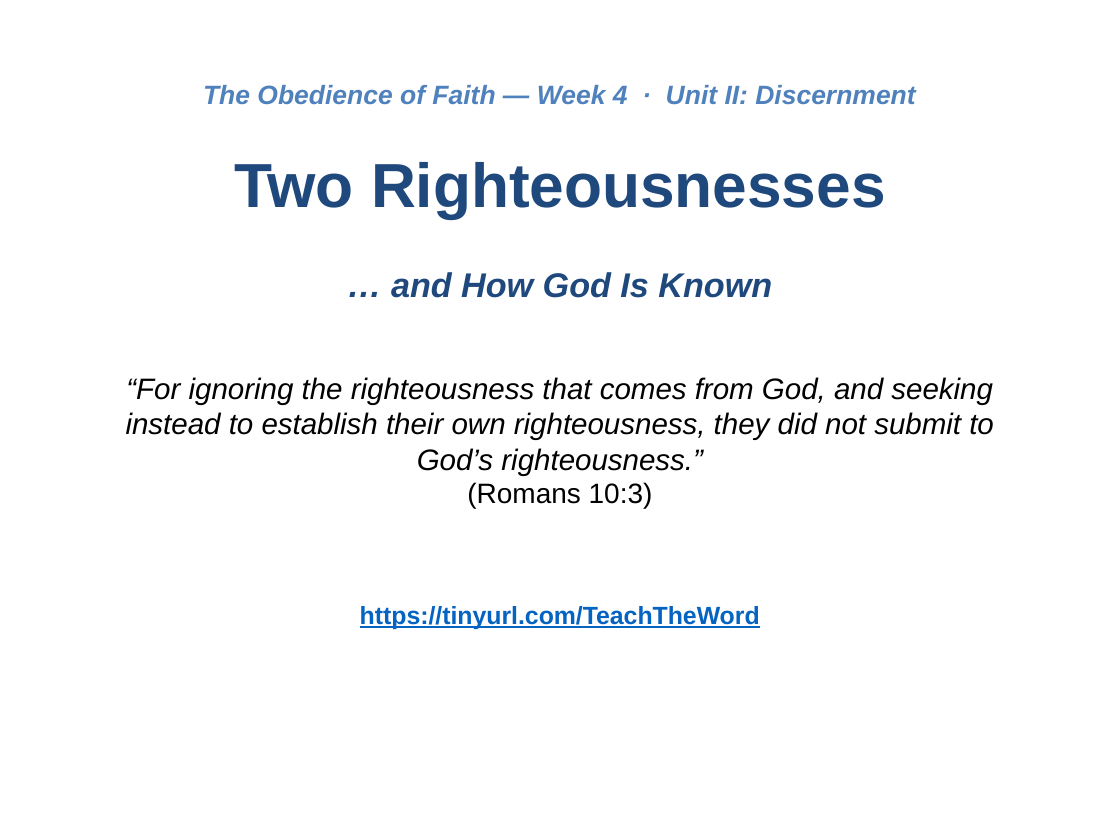
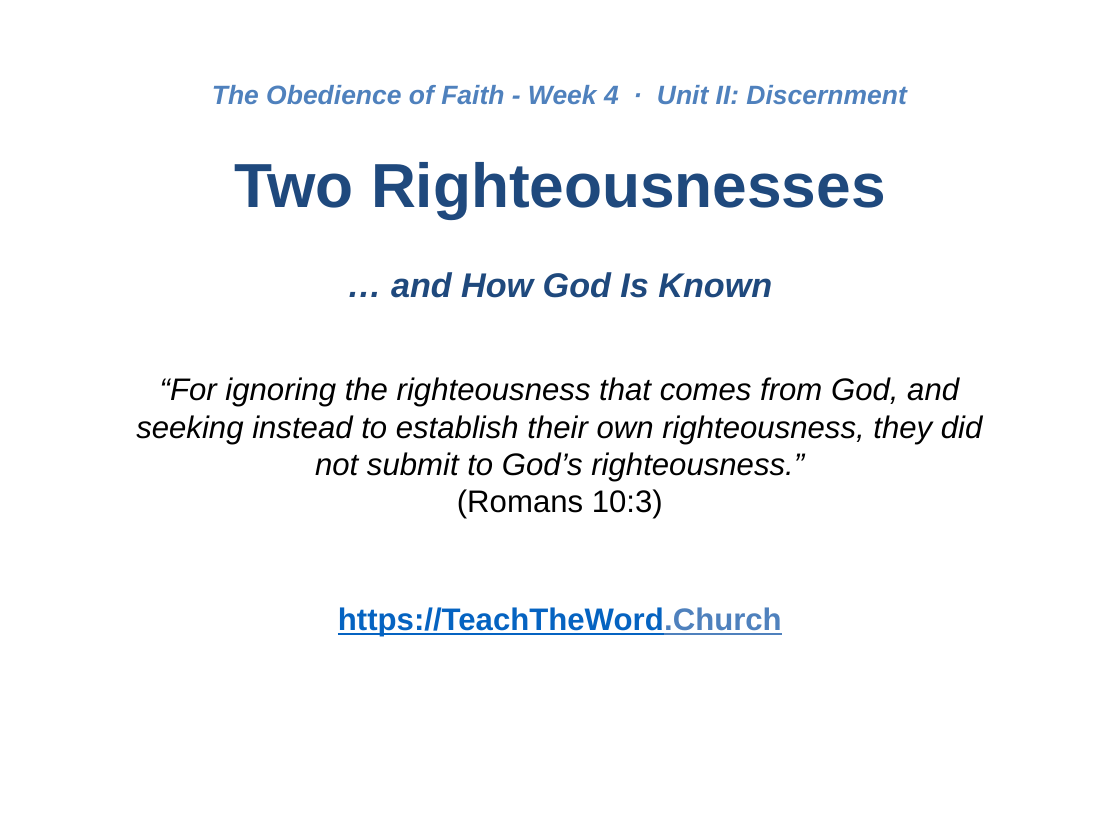
Before and after one commit to UsefulEngines/EvangelismPublic, a slide deck: slide 1 of 2026-Q4/04-TwoRighteousnesses/Week04-TwoRighteousnesses.pptx. Drawn at 1120x840 pixels with LibreOffice and Linux fonts; fonts in the diff are those of the drawing. Boxes give left, top, right and bottom in pixels: in the first picture for what was removed or moved away, otherwise in the second. Text is boxed around its words. In the diff, an @@ line names an element or a change of style, - is before the commit and + after.

```diff
--- a/2026-Q4/04-TwoRighteousnesses/Week04-TwoRighteousnesses.pptx
+++ b/2026-Q4/04-TwoRighteousnesses/Week04-TwoRighteousnesses.pptx
@@ text at bbox=[212, 85, 906, 105]: text changed @@
-The Obedience of Faith — Week 4 · Unit II: Discernment
+The Obedience of Faith - Week 4 · Unit II: Discernment
@@ text "“For ignoring the righteousness that ..." at bbox=[136, 377, 983, 519]: size 19 to 20 pt; size 18 to 20 pt in "(Romans 10:3)" @@
@@ text at bbox=[338, 607, 782, 636]: text changed; size 16 to 20 pt @@
-https://tinyurl.com/TeachTheWord
+https://TeachTheWord.Church
```
Also in this commit, not shown: 6 other slides changed, 2 other files.
